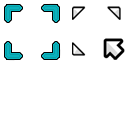
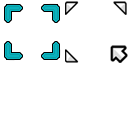
Layer changes from the first 128 × 128 image to the second:
added layer "Layer 3" above "Layer 2" over [65, 1, 79, 15]
added layer "Layer 2" above "Layer 4" over [65, 49, 79, 63]
added layer "Layer 4" above "move@2x" over [113, 1, 127, 15]
painted on "move@2x" over [72, 6, 128, 63]
